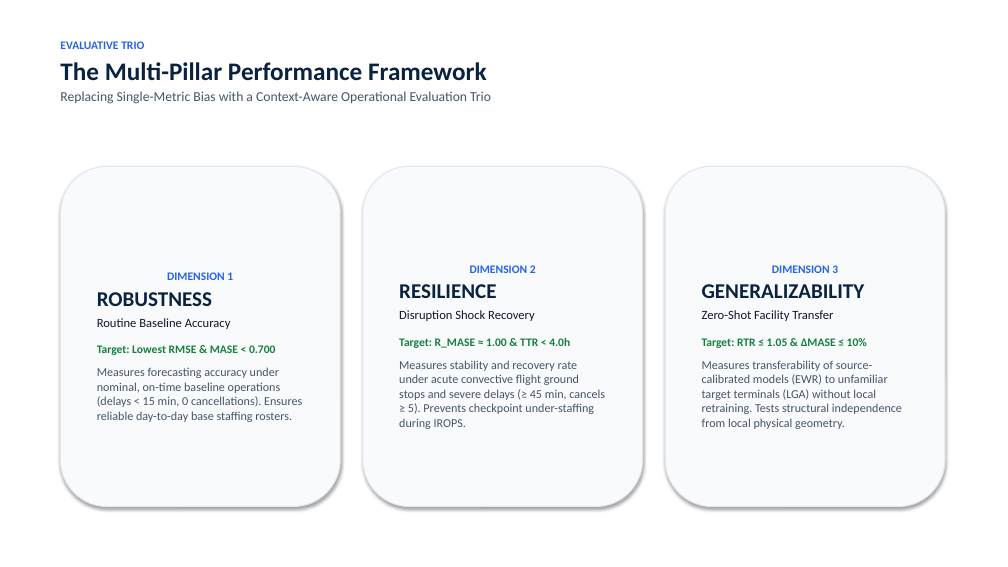
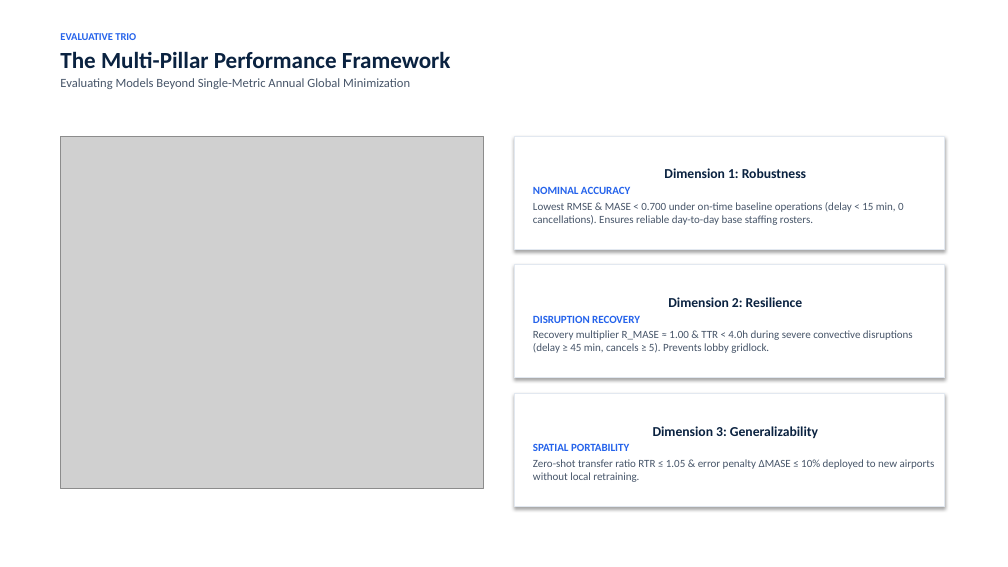
Before and after one commit to leila-gleich/final-thesis, a slide deck: slide 7 of Recommended-Thesis-Defense-Deck.pptx. Drawn at 1008x567 pixels with LibreOffice and Linux fonts; fonts in the diff are those of the drawing; grey boxes stand for pictures. Boxes give left, top, right and bottom in pixels: in the first picture for what was removed or moved away, otherwise in the second. Text is boxed around its words. In the diff, an @@ line names an element or a change of style, - is before the commit and + after.

Commit message:
refactor(presentation): redesign recommended deck with embedded publication figures, SmartArt process flows, and centered formulas

```diff
--- a/Recommended-Thesis-Defense-Deck.pptx
+++ b/Recommended-Thesis-Defense-Deck.pptx
@@ text at (x1=60, y1=33, x2=450, y2=68): size 11 to 10 pt in "EVALUATIVE TRIO"; size 24 to 22 pt in "The Multi-Pillar Performance Framework"; less space between paragraphs @@
@@ text "EVALUATIVE TRIO" moved from (x1=60, y1=41, x2=491, y2=104) to (x1=60, y1=33, x2=450, y2=89) @@
@@ text at (x1=60, y1=78, x2=410, y2=89): text changed; size 13 to 12 pt @@
-Replacing Single-Metric Bias with a Context-Aware Operational Evaluation Trio
+Evaluating Models Beyond Single-Metric Annual Global Minimization
@@ picture added at (x1=60, y1=136, x2=484, y2=488) @@
@@ rectangle "Dimension 1: Robustness" resized from (x1=60, y1=166, x2=340, y2=507) to (x1=514, y1=136, x2=945, y2=250) @@
@@ rectangle "Dimension 1: Robustness" at (x1=514, y1=136, x2=945, y2=250): rounded rectangle to rectangle; fill #F8FAFC to #FFFFFF @@
@@ rounded rectangle removed at (x1=363, y1=166, x2=643, y2=507) @@
-DIMENSION 2
-RESILIENCE
-Disruption Shock Recovery
-Target: R_MASE ≈ 1.00 & TTR < 4.0h
-Measures stability and recovery rate under acute convective flight ground stops and severe delays (≥ 45 min, cancels ≥ 5). Prevents checkpoint under-staffing during IROPS.
@@ text in rectangle at (x1=533, y1=168, x2=904, y2=225): text changed; size 11.5 to 10.5 pt @@
-DIMENSION 1
-ROBUSTNESS
-Routine Baseline Accuracy
-Target: Lowest RMSE & MASE < 0.700
-Measures forecasting accuracy under nominal, on-time baseline operations (delays < 15 min, 0 cancellations). Ensures reliable day-to-day base staffing rosters.
+Dimension 1: Robustness
+NOMINAL ACCURACY
+Lowest RMSE & MASE < 0.700 under on-time baseline operations (delay < 15 min, 0 cancellations). Ensures reliable day-to-day base staffing rosters.
@@ rounded rectangle removed at (x1=665, y1=166, x2=945, y2=507) @@
-DIMENSION 3
-GENERALIZABILITY
-Zero-Shot Facility Transfer
-Target: RTR ≤ 1.05 & ΔMASE ≤ 10%
-Measures transferability of source-calibrated models (EWR) to unfamiliar target terminals (LGA) without local retraining. Tests structural independence from local physical geometry.
@@ rectangle added at (x1=514, y1=265, x2=945, y2=378), fill #FFFFFF, outline #E2E8F0 1 pt, 10.5 pt, text #475569 @@
+Dimension 2: Resilience
+DISRUPTION RECOVERY
+Recovery multiplier R_MASE ≈ 1.00 & TTR < 4.0h during severe convective disruptions (delay ≥ 45 min, cancels ≥ 5). Prevents lobby gridlock.
@@ rectangle added at (x1=514, y1=393, x2=945, y2=507), fill #FFFFFF, outline #E2E8F0 1 pt, 10.5 pt, text #475569 @@
+Dimension 3: Generalizability
+SPATIAL PORTABILITY
+Zero-shot transfer ratio RTR ≤ 1.05 & error penalty ΔMASE ≤ 10% deployed to new airports without local retraining.
```
Also in this commit, not shown: 23 other slides changed, 8 slides added, 8 slides removed, 2 other files.
